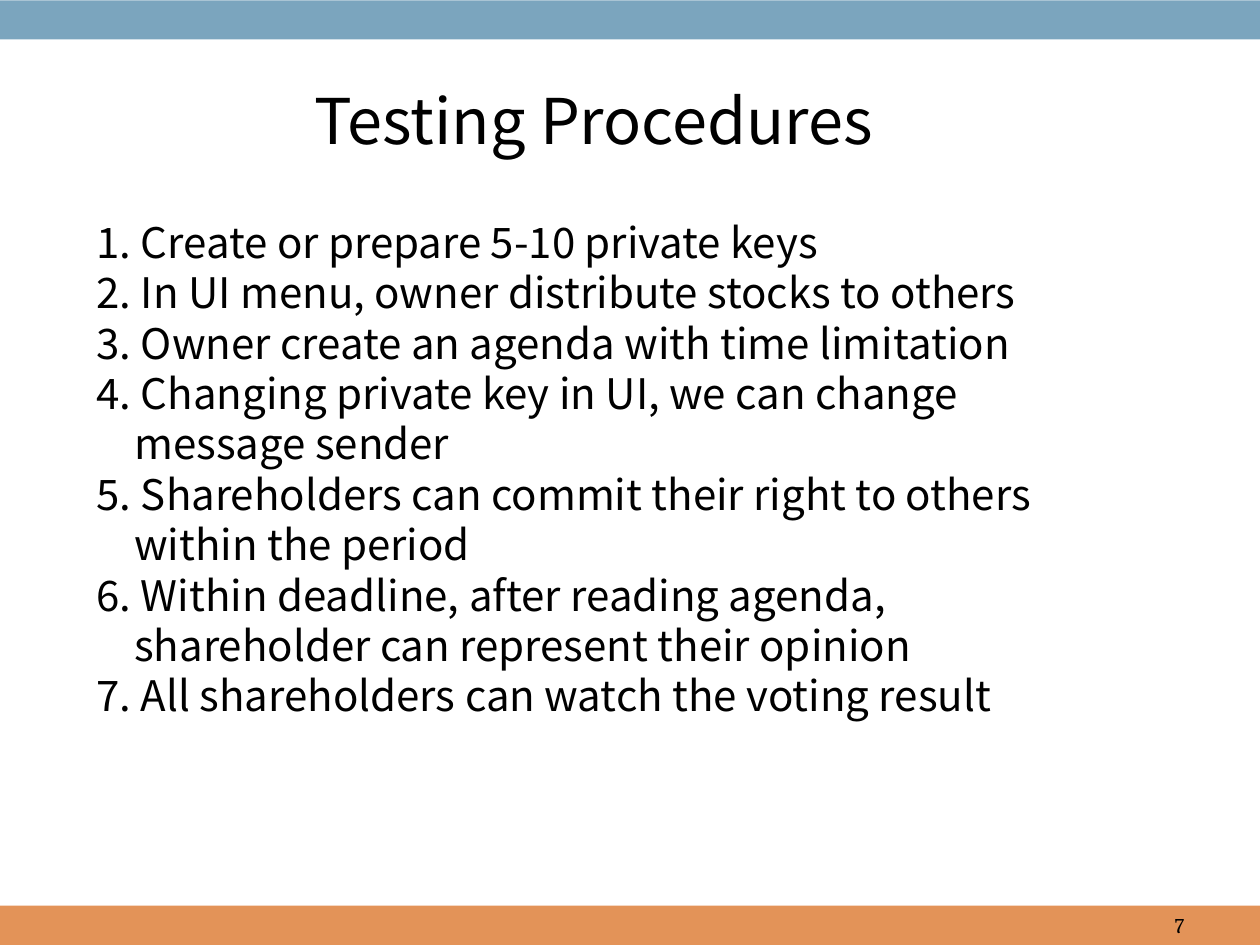
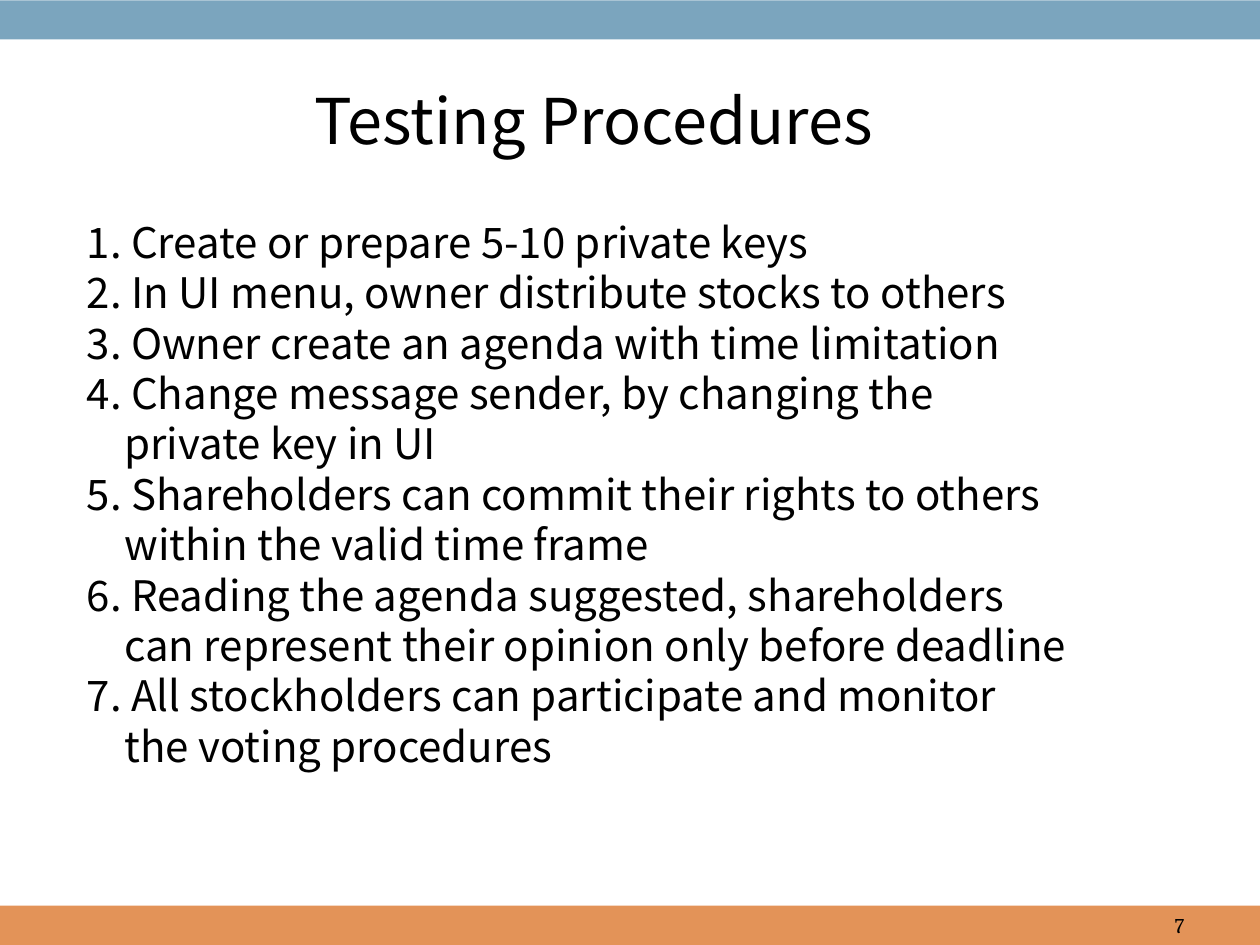
Before and after one commit to hdbaek/NotUsed, a slide deck: slide 7 of AgendaHandling.pptx. Drawn at 1260x945 pixels with LibreOffice and Linux fonts; fonts in the diff are those of the drawing; background and template pictures are left out. Boxes give left, top, right and bottom in pixels: in the first picture for what was removed or moved away, otherwise in the second. Text is boxed around its words. In the diff, an @@ line names an element or a change of style, - is before the commit and + after.

```diff
--- a/AgendaHandling.pptx
+++ b/AgendaHandling.pptx
@@ text "1. Create or prepare 5-10 ...": place and size @@
-text "1. Create or prepare 5-10 ..." at [97,224,1031,722]
+text "1. Create or prepare 5-10 ..." at [87,224,1066,773]
@@ text at [87,367,1066,773]: text changed @@
-4. Changing private key in UI, we can change
-message sender
-5. Shareholders can commit their right to others
-within the period
-6. Within deadline, after reading agenda,
-shareholder can represent their opinion
-7. All shareholders can watch the voting result
+4. Change message sender, by changing the
+private key in UI
+5. Shareholders can commit their rights to others
+within the valid time frame
+6. Reading the agenda suggested, shareholders
+can represent their opinion only before deadline
+7. All stockholders can participate and monitor
+the voting procedures
```
Also in this commit, not shown: 6 other slides changed.
